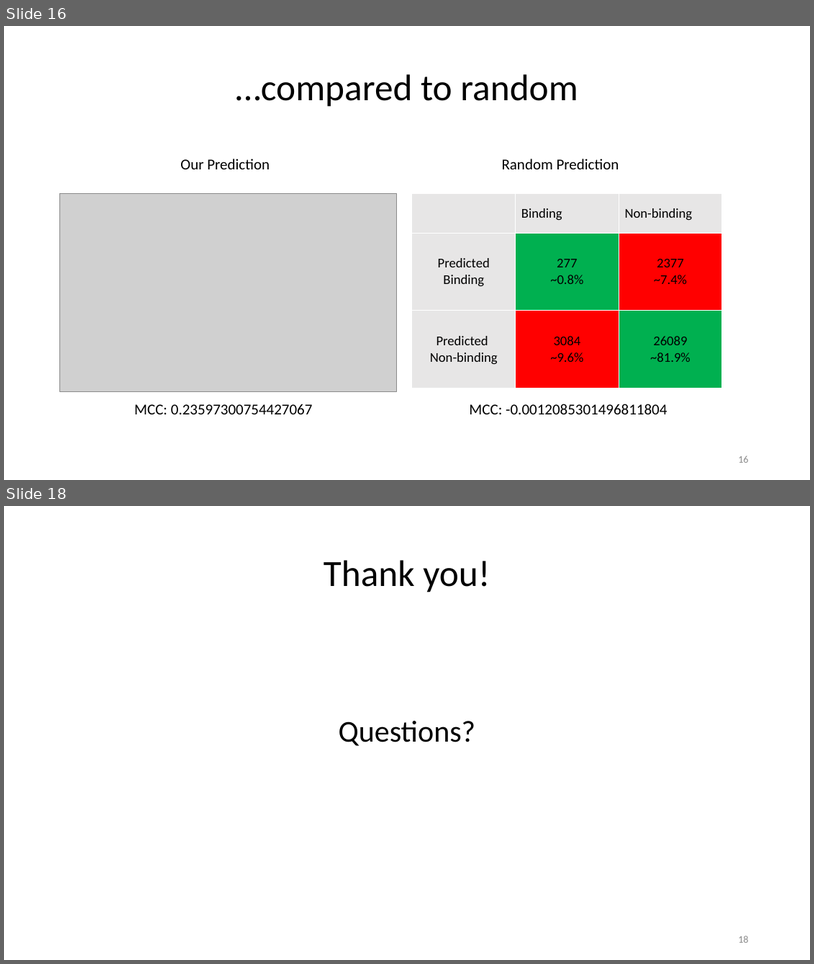
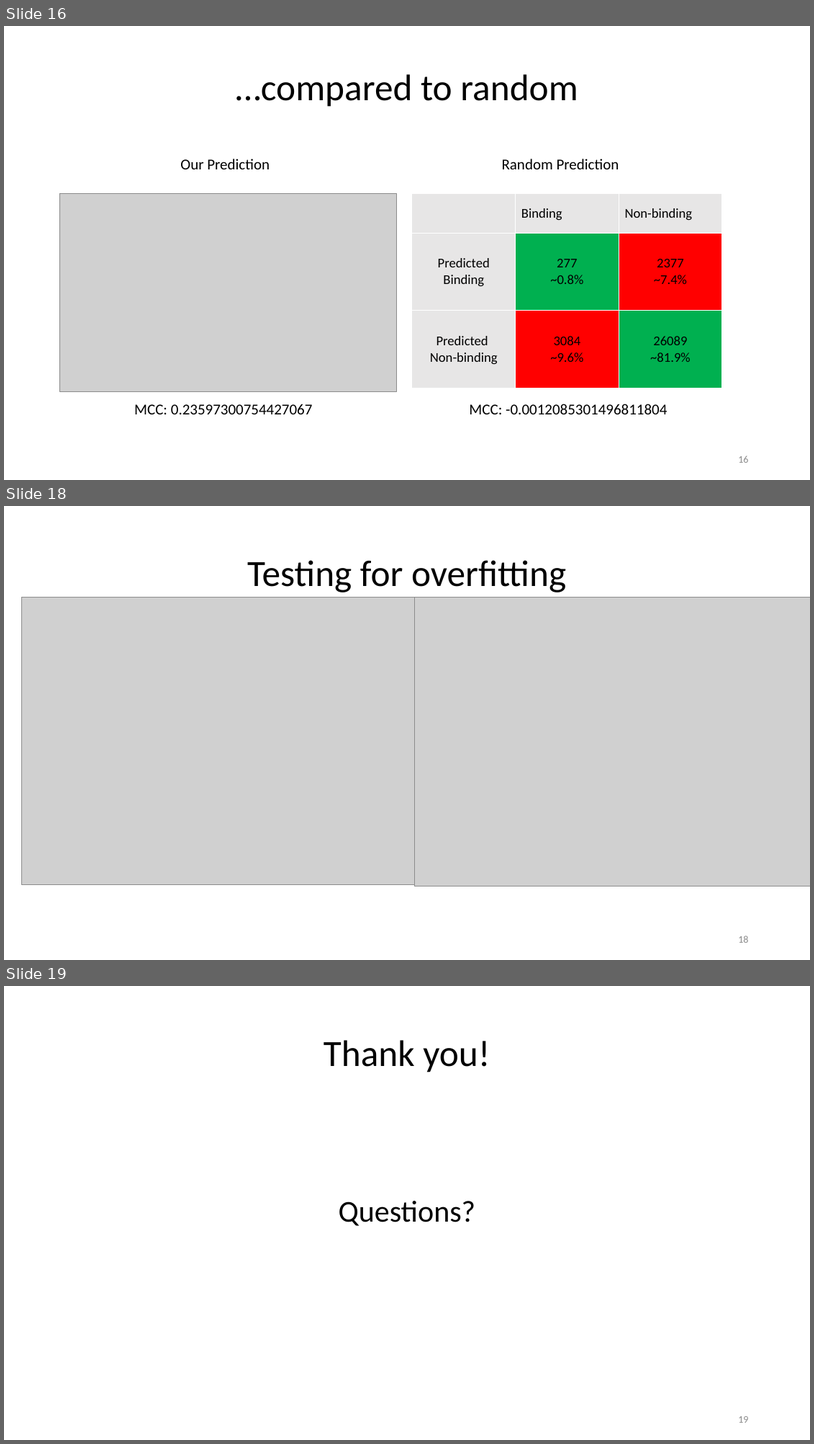
Before and after one commit to paulhager/ProteinPrediction1, a slide deck: BLOSUMscoresComparedToSingleSNAPscores.pptx. Shown one above the other, each under a label of ours: slides 16 and 18 before the commit, slides 16, 18 and 19 after it; the slides between them are not shown. The pictures are 814x964 and 814x1444 pixels, drawn with LibreOffice and Linux fonts; fonts in the diff are those of the drawing; grey boxes stand for pictures; background and template pictures are left out. Boxes give left, top, right and bottom in pixels: in the first picture for what was removed or moved away, otherwise in the second. Text is boxed around its words. In the diff, an @@ line names an element or a change of style, - is before the commit and + after.

```diff
--- a/BLOSUMscoresComparedToSingleSNAPscores.pptx
+++ b/BLOSUMscoresComparedToSingleSNAPscores.pptx
@@ slide 18 added at bbox=[4, 506, 810, 960], background #FFFFFF @@
@@ title added at bbox=[247, 560, 566, 592], 44 pt, text #000000 @@
+Testing for overfitting
@@ picture added at bbox=[22, 597, 437, 885] @@
@@ picture added at bbox=[415, 597, 810, 886] @@
@@ page number added at bbox=[738, 935, 748, 942], 12 pt, text #8C8C8C @@
+18
@@ what was slide 18 is now slide 19 @@
@@ page number at bbox=[738, 1416, 748, 1422]: text changed @@
-18
+19
```
Also in this commit, not shown: 1 slide changed, 2 other files.
